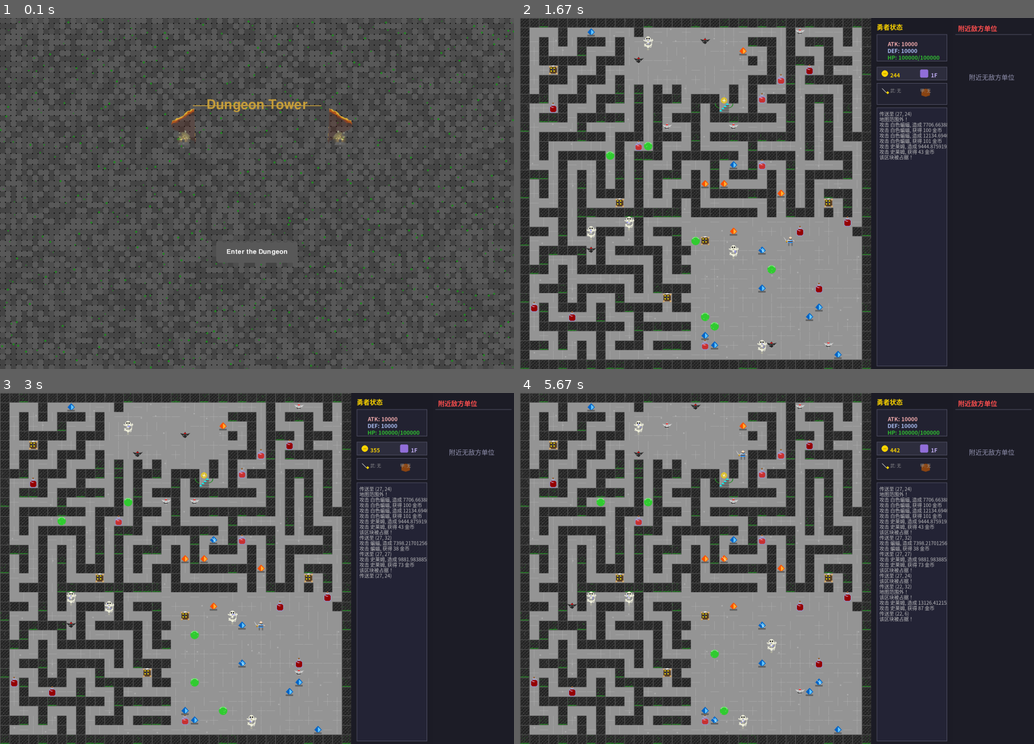
Above: before the commit, frames 1-4 (two rows, left to right).
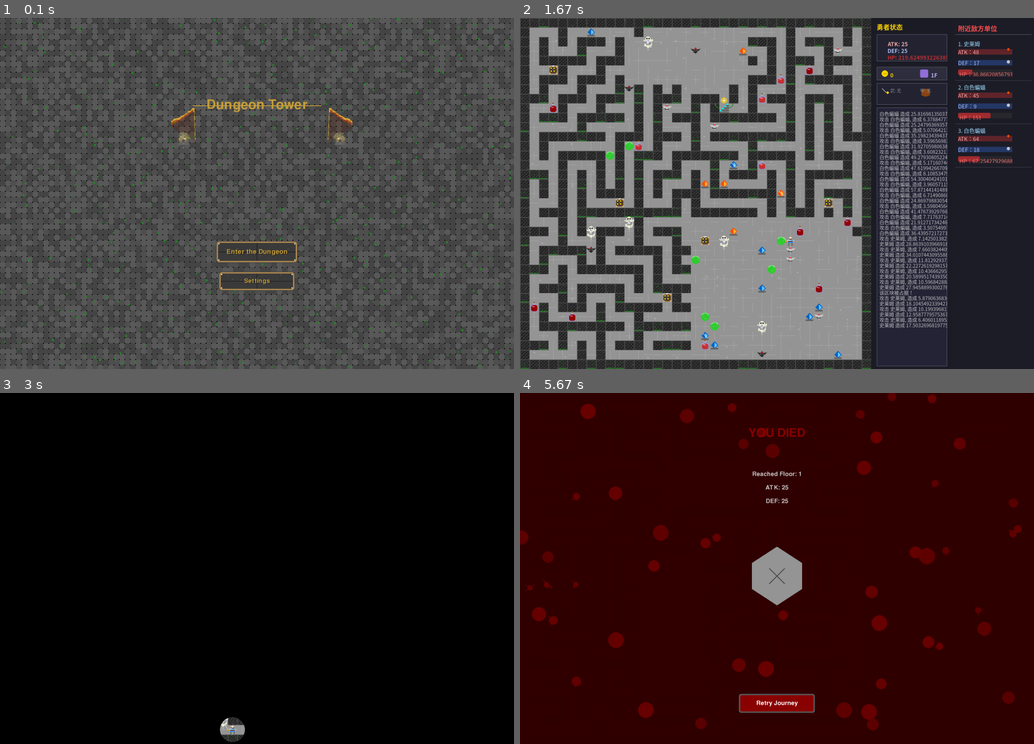
Above: after the commit, the same moments.

Repository: YujieLuo96/MOTA-game-pygame
Game: pygame game, started from MOTA.py
Two runs of this game, one before a commit and one after it. Both use one fixed random seed, a clock stepped at 60 frames per second and the inputs below.
Inputs (mouse positions are in pixels of both pictures, inside the frame that each line leads up to):
- Up to frame 1 (0.1 s): no input
- Up to frame 2 (1.67 s): press the mouse at (777, 253) at 0.37 s; move the mouse to (802, 260) at 0.47 s; release the mouse at (828, 270) at 0.6 s; press the mouse at (777, 253) at 0.7 s; move the mouse to (812, 161) at 0.8 s; release the mouse at (854, 70) at 0.93 s; hold D 1-1.47 s; tap Space at 1.07, 1.37, 1.57 s; click (967, 316) at 1.08 s; tap 2 at 1.15 s; hold W from 1.5 s (still down); click (787, 74) at 1.58 s
- Up to frame 3 (3 s): release W at 1.8 s; press the mouse at (257, 701) at 1.87 s; move the mouse to (210, 701) at 1.97 s; release the mouse at (169, 701) at 2.1 s; press the mouse at (257, 656) at 2.2 s; move the mouse to (179, 557) at 2.3 s; release the mouse at (102, 463) at 2.43 s; click (107, 508) at 2.55 s, where only the run after the commit has a clickable "Apply"; press the mouse at (257, 628) at 2.87 s; move the mouse to (236, 652) at 2.97 s
- Up to frame 4 (5.67 s): release the mouse at (741, 680) at 3.1 s; hold D 3.17-3.63 s; tap Space at 3.23, 3.53, 3.73, 4.03, 4.3, 4.63, 4.93, 5.07, 5.47 s; click (633, 624) at 3.25 s; tap 2 at 3.32, 4.72 s; hold A 3.67-4.2 s; click (735, 698) at 3.75 s; hold S 4.23-4.53 s; click (972, 438) at 4.32 s; tap 1 at 4.38, 5.55 s; hold A 4.57-4.97 s; click (597, 473) at 4.65 s; hold W 5-5.37 s; click (730, 456) at 5.08 s; hold D from 5.4 s (still down); click (823, 466) at 5.48 s

The runs differ from the first frame. In frame 1, 3.0% of the frame differs, in the area x 0-100%, y 0-100%; in frame 2, 6.1%; in frame 3, 100%; in frame 4, 99%.

Commit message:
updated the main menu
added setting button to adjust the screen size

Diff:
--- a/MOTA.py
+++ b/MOTA.py
@@ -10,11 +10,20 @@
 COLOR_UI_TEXT = (200, 160, 60)
 COLOR_DEATH_RED = (139, 0, 0)
 
+SIDEBAR_WIDTH = 300  # 右侧属性栏宽度
+
 TILE_SIZE = 35
 MAP_WIDTH = 37  # 必须为奇数，方便生成迷宫
 MAP_HEIGHT = 37
 
-SIDEBAR_WIDTH = 300  # 右侧属性栏宽度
+# 屏幕尺寸
+CONFIG = {
+    "SCREEN_WIDTH": MAP_WIDTH * TILE_SIZE + 2 * SIDEBAR_WIDTH,
+    "SCREEN_HEIGHT": MAP_HEIGHT * TILE_SIZE,
+    "TILE_SIZE": TILE_SIZE,
+    "MAP_WIDTH": MAP_WIDTH,
+    "MAP_HEIGHT": MAP_HEIGHT
+}
 
 # 在常量设置中增加消息日志区域的高度
 SCREEN_WIDTH = MAP_WIDTH * TILE_SIZE + 2 * SIDEBAR_WIDTH
@@ -53,7 +62,7 @@
 
 # 路径效果
 
-PATHTIME = 0.3 # 路径显示时长 秒
+PATHTIME = 0.35 # 路径显示时长 秒
 ORDINARYEFFECT = True
 LIGHTNINGEFFECT_RED = False
 LIGHTNINGEFFECT_YELLOW = False
@@ -101,15 +110,15 @@
     {"name": "电击球", "HP": 200, "ATK": 40, "DEF": 15, "size": (1, 1), "coin": 50, "speed": 4, "level": 2},
     {"name": "异色电击球", "HP": 220, "ATK": 44, "DEF": 18, "size": (1, 1), "coin": 55, "speed": 4, "level": 2},
     {"name": "魔法师", "HP": 120, "ATK": 35, "DEF": 12, "size": (1, 2), "coin": 60, "speed": 35, "level": 3},
-    {"name": "魔王", "HP": 1000, "ATK": 50, "DEF": 20, "size": (2, 2), "coin": 300, "speed": 50, "level": 4},
-    {"name": "圣洁魔王", "HP": 1100, "ATK": 55, "DEF": 22, "size": (2, 2), "coin": 330, "speed": 45, "level": 5},
-    {"name": "普通巨龙", "HP": 5000, "ATK": 110, "DEF": 50, "size": (3, 3), "coin": 1200, "speed": 60, "level": 5},
-    {"name": "冰霜巨龙", "HP": 5500, "ATK": 130, "DEF": 55, "size": (3, 3), "coin": 1300, "speed": 60, "level": 6},
+    {"name": "魔王", "HP": 1000, "ATK": 50, "DEF": 20, "size": (2, 2), "coin": 300, "speed": 50, "level": 5},
+    {"name": "圣洁魔王", "HP": 1100, "ATK": 55, "DEF": 22, "size": (2, 2), "coin": 330, "speed": 45, "level": 6},
+    {"name": "普通巨龙", "HP": 5000, "ATK": 110, "DEF": 50, "size": (3, 3), "coin": 1200, "speed": 60, "level": 7},
+    {"name": "冰霜巨龙", "HP": 5500, "ATK": 130, "DEF": 55, "size": (3, 3), "coin": 1300, "speed": 60, "level": 8},
     {"name": "血腥闪电", "HP": 6000, "ATK": 200, "DEF": 110, "size": (3, 3), "coin": 1500, "speed": 30, "level": 7},
     {"name": "纯青闪电", "HP": 7000, "ATK": 300, "DEF": 130, "size": (3, 3), "coin": 2000, "speed": 30, "level": 8},
     {"name": "金色闪电", "HP": 8000, "ATK": 400, "DEF": 150, "size": (3, 3), "coin": 2500, "speed": 30, "level": 9},
-    {"name": "火焰领主", "HP": 6500, "ATK": 130, "DEF": 60, "size": (3, 3), "coin": 1500, "speed": 60, "level": 7},
-    {"name": "纯火焰领主", "HP": 7500, "ATK": 180, "DEF": 80, "size": (3, 3), "coin": 1900, "speed": 50, "level": 8}
+    {"name": "火焰领主", "HP": 6500, "ATK": 130, "DEF": 60, "size": (3, 3), "coin": 1500, "speed": 60, "level": 8},
+    {"name": "纯火焰领主", "HP": 7500, "ATK": 180, "DEF": 80, "size": (3, 3), "coin": 1900, "speed": 50, "level": 9}
 ]
 
 # 道具类型
@@ -139,15 +148,199 @@
 
 # -------- UI类 --------
 
+class SettingsMenu:
+    def __init__(self, screen):
+        self.screen = screen
+        self.font = pygame.font.Font(None, 36)
+        self.back_button = pygame.Rect(50, 400, 200, 50)
+        self.apply_button = pygame.Rect(300, 400, 200, 50)
+        self.sliders = [
+            {"label": "Map Width", "value": CONFIG["MAP_WIDTH"], "min": 21, "max": 51,
+             "rect": pygame.Rect(100, 100, 400, 20)},
+            {"label": "Map Height", "value": CONFIG["MAP_HEIGHT"], "min": 21, "max": 51,
+             "rect": pygame.Rect(100, 150, 400, 20)},
+            {"label": "Tile Size", "value": CONFIG["TILE_SIZE"], "min": 20, "max": 80,
+             "rect": pygame.Rect(100, 200, 400, 20)}
+        ]
+        self.dragging = None
+
+    def draw_slider(self, slider, y):
+        pygame.draw.rect(self.screen, (200, 200, 200), slider["rect"])
+        ratio = (slider["value"] - slider["min"]) / (slider["max"] - slider["min"])
+        handle_x = slider["rect"].x + ratio * (slider["rect"].width - 20)
+        pygame.draw.rect(self.screen, (0, 128, 255), (handle_x, slider["rect"].y - 10, 20, 40))
+
+        label = self.font.render(f"{slider['label']}: {slider['value']}", True, (255, 255, 255))
+        self.screen.blit(label, (slider["rect"].x, slider["rect"].y - 40))
+
+    def draw(self):
+        self.screen.fill((30, 30, 50))
+        for slider in self.sliders:
+            self.draw_slider(slider, slider["rect"].y)
+
+        # 绘制按钮
+        pygame.draw.rect(self.screen, (70, 70, 70), self.back_button)
+        back_text = self.font.render("Back", True, (255, 255, 255))
+        self.screen.blit(back_text, (self.back_button.x + 70, self.back_button.y + 15))
+
+        pygame.draw.rect(self.screen, (70, 70, 70), self.apply_button)
+        apply_text = self.font.render("Apply", True, (255, 255, 255))
+        self.screen.blit(apply_text, (self.apply_button.x + 70, self.apply_button.y + 15))
+
+        pygame.display.flip()
+
+    def handle_event(self, event):
+        if event.type == pygame.MOUSEBUTTONDOWN:
+            for i, slider in enumerate(self.sliders):
+                if slider["rect"].collidepoint(event.pos):
+                    self.dragging = i
+            if self.back_button.collidepoint(event.pos):
+                return "menu"
+            elif self.apply_button.collidepoint(event.pos):
+                CONFIG["SCREEN_WIDTH"] = self.sliders[0]["value"] * self.sliders[2]["value"] + 600
+                CONFIG["SCREEN_HEIGHT"] = self.sliders[1]["value"] * self.sliders[2]["value"]
+                CONFIG["TILE_SIZE"] = self.sliders[2]["value"]
+                CONFIG["MAP_WIDTH"] = self.sliders[0]["value"]
+                CONFIG["MAP_HEIGHT"] = self.sliders[1]["value"]
+                return "apply"
+
+        elif event.type == pygame.MOUSEBUTTONUP:
+            self.dragging = None
+
+        elif event.type == pygame.MOUSEMOTION and self.dragging is not None:
+            slider = self.sliders[self.dragging]
+            x = min(max(event.pos[0], slider["rect"].x), slider["rect"].x + slider["rect"].width)
+            ratio = (x - slider["rect"].x) / slider["rect"].width
+            slider["value"] = int(slider["min"] + ratio * (slider["max"] - slider["min"]))
+
+        return "settings"
+
+
+class DungeonButton:
+    def __init__(self, rect, text, font_size=32):
+        self.rect = rect
+        self.text = text
+        self.font = pygame.font.Font(None, font_size)
+        self.hover = False
+        self.flame_offset = 0  # 火焰动画偏移量
+
+    def draw(self, surface):
+        # 动态更新火焰偏移
+        self.flame_offset = (self.flame_offset + 2) % 20
+
+        # 基础石板
+        self._draw_stone_base(surface)
+
+        # 金属镶边
+        self._draw_metal_trim(surface)
+
+        # 动态火焰效果（仅悬停时）
+        if self.hover:
+            self._draw_flame_effect(surface)
+
+        # 按钮文字
+        self._draw_text(surface)
+
+    def _draw_stone_base(self, surface):
+        # 石板基底
+        base_color = (60, 60, 60) if not self.hover else (80, 80, 80)
+        pygame.draw.rect(surface, base_color, self.rect, border_radius=8)
+
+        # 石头纹理
+        for _ in range(40):  # 随机石纹斑点
+            x = self.rect.x + random.randint(2, self.rect.w - 4)
+            y = self.rect.y + random.randint(2, self.rect.h - 4)
+            size = random.choice([1, 1, 1, 2])
+            color = random.choice([(70, 70, 70), (50, 50, 50), (90, 90, 90)])
+            pygame.draw.circle(surface, color, (x, y), size)
+
+        # 立体凹痕
+        pygame.draw.line(surface, (40, 40, 40),
+                         (self.rect.left + 5, self.rect.centery),
+                         (self.rect.right - 5, self.rect.centery), 3)
+        pygame.draw.line(surface, (40, 40, 40),
+                         (self.rect.centerx, self.rect.top + 5),
+                         (self.rect.centerx, self.rect.bottom - 5), 3)
+
+    def _draw_metal_trim(self, surface):
+        # 青铜镶边
+        trim_color1 = (198, 155, 93)  # 青铜色
+        trim_color2 = (150, 120, 70)  # 暗部
+        border_rect = self.rect.inflate(-4, -4)
+
+        # 渐变金属效果
+        for i in range(4):
+            color = (
+                trim_color1[0] + (trim_color2[0] - trim_color1[0]) * i / 4,
+                trim_color1[1] + (trim_color2[1] - trim_color1[1]) * i / 4,
+                trim_color1[2] + (trim_color2[2] - trim_color1[2]) * i / 4
+            )
+            pygame.draw.rect(surface, color, border_rect.inflate(-i * 2, -i * 2),
+                             border_radius=8 - i, width=2)
+
+        # 铆钉装饰
+        for x in [border_rect.left + 8, border_rect.right - 8]:
+            for y in [border_rect.top + 8, border_rect.bottom - 8]:
+                pygame.draw.circle(surface, (250, 250, 200), (x, y), 3)
+                pygame.draw.circle(surface, (150, 150, 100), (x, y), 3, 1)
+
+    def _draw_flame_effect(self, surface):
+        # 火焰粒子效果
+        for i in range(3):
+            offset = self.flame_offset + i * 7
+            if offset > 20: continue
+
+            # 火焰主体
+            flame_rect = pygame.Rect(
+                self.rect.centerx - 15 + offset,
+                self.rect.top - 15,
+                30, 30
+            )
+
+            # 火焰颜色渐变
+            for j, color in enumerate([(255, 100, 0, 150), (255, 200, 0, 80), (255, 255, 200, 40)]):
+                temp_surf = pygame.Surface((30, 30), pygame.SRCALPHA)
+                pygame.draw.ellipse(temp_surf, color, (0, j * 5, 30, 30 - j * 10))
+                surface.blit(temp_surf, flame_rect)
+
+            # 火星粒子
+            for _ in range(5):
+                x = flame_rect.centerx + random.randint(-8, 8)
+                y = flame_rect.centery + random.randint(-5, 5)
+                pygame.draw.circle(surface, (255, 255, 200, 150), (x, y), 1)
+
+    def _draw_text(self, surface):
+        # 文字阴影效果
+        text_surf = self.font.render(self.text, True, (30, 30, 30))
+        shadow_rect = text_surf.get_rect(center=(self.rect.centerx + 2, self.rect.centery + 2))
+        surface.blit(text_surf, shadow_rect)
+
+        # 主文字
+        text_color = (200, 160, 60) if not self.hover else (255, 200, 100)
+        text_surf = self.font.render(self.text, True, text_color)
+        text_rect = text_surf.get_rect(center=self.rect.center)
+        surface.blit(text_surf, text_rect)
+
 class MainMenu:
     def __init__(self, screen):
         self.screen = screen
         self.font_title = pygame.font.Font(None, 72)  # 使用默认字体
-        self.font_button = pygame.font.Font(None, 36)  # 使用默认字体
         self.background = self.create_stone_texture()
         self.torch_frames = self.create_torch_frames()  # 动态生成火炬动画帧
         self.torch_index = 0
         self.torch_timer = 0
+
+        # 使用 DungeonButton 创建按钮
+        self.start_button = DungeonButton(
+            pygame.Rect(0, 0, 300, 80), "Enter the Dungeon", 36
+        )
+        self.start_button.rect.center = (SCREEN_WIDTH // 2, SCREEN_HEIGHT * 2 // 3)
+
+        self.settings_button = DungeonButton(
+            pygame.Rect(0, 0, 280, 70), "Settings", 32
+        )
+        self.settings_button.rect.center = (SCREEN_WIDTH // 2, SCREEN_HEIGHT * 3 // 4)
+
 
     # --------绘制火炬 -------
     def create_torch_frames(self):
@@ -257,6 +450,15 @@
         title_rect = title_surf.get_rect(center=(SCREEN_WIDTH // 2, SCREEN_HEIGHT // 4))
         self.screen.blit(title_surf, title_rect)
 
+        # 按钮悬停状态
+        mouse_pos = pygame.mouse.get_pos()
+        self.start_button.hover = self.start_button.rect.collidepoint(mouse_pos)
+        self.settings_button.hover = self.settings_button.rect.collidepoint(mouse_pos)
+
+        # 绘制按钮
+        self.start_button.draw(self.screen)
+        self.settings_button.draw(self.screen)
+
         # 计算火炬位置
         torch_spacing = 50  # 标题与火炬间距
 
@@ -287,30 +489,8 @@
                          (title_rect.left - 50, title_rect.centery),
                          (title_rect.right + 50, title_rect.centery), 3)
 
-        # 绘制开始按钮
-        button_rect = pygame.Rect(0, 0, 300, 80)
-        button_rect.center = (SCREEN_WIDTH // 2, SCREEN_HEIGHT * 2 // 3)
-        mouse_pos = pygame.mouse.get_pos()
-        is_hover = button_rect.collidepoint(mouse_pos)
-
-        # 按钮3D效果
-        button_color = COLOR_BUTTON_HOVER if is_hover else COLOR_BUTTON
-        pygame.draw.rect(self.screen, button_color, button_rect, border_radius=10)
-        pygame.draw.line(self.screen, COLOR_HIGHLIGHT,
-                         (button_rect.left + 5, button_rect.top + 5),
-                         (button_rect.right - 5, button_rect.top + 5), 5)
-        # 按钮铁链装饰
-        chain_y = button_rect.top - 15
-        for x in range(button_rect.left + 20, button_rect.right - 20, 25):
-            pygame.draw.arc(self.screen, (80, 80, 80),
-                            (x, chain_y, 20, 20), math.radians(180), math.radians(360), 3)
-
-        # 按钮文字
-        text_surf = self.font_button.render("Enter the Dungeon", True, COLOR_TEXT)
-        text_rect = text_surf.get_rect(center=button_rect.center)
-        self.screen.blit(text_surf, text_rect)
-
-        return button_rect  # 返回按钮区域用于点击检测
+        # 返回按钮区域用于点击检测
+        return [self.start_button.rect, self.settings_button.rect]
 
 
 class DeathScreen:
@@ -400,10 +580,10 @@
     def __init__(self, x, y):
         self.x = x
         self.y = y
-        self.hp = 100000
+        self.hp = 1000
         self.max_hp = 100000
-        self.base_atk = 10000  # 基础攻击力
-        self.base_defense = 10000  # 基础防御力
+        self.base_atk = 25  # 基础攻击力
+        self.base_defense = 25  # 基础防御力
         self.coins = 0
         self.equipped_weapon = None  # 当前装备的武器
         self.equipped_armor = None  # 当前装备的护甲
@@ -863,7 +1043,7 @@
 
 
 # -------- 迷宫生成函数 --------
-def generate_maze(width, height):
+def generate_maze(width=CONFIG["MAP_WIDTH"], height=CONFIG["MAP_HEIGHT"]):
     maze = [[1 for _ in range(width)] for _ in range(height)]
     start_x = random.randrange(1, width, 2)
     start_y = random.randrange(1, height, 2)
@@ -919,9 +1099,13 @@
     # 在Game类的__init__方法中调整窗口大小
     def __init__(self):
         pygame.init()
-        self.screen = pygame.display.set_mode((SCREEN_WIDTH, SCREEN_HEIGHT), pygame.HWSURFACE | pygame.DOUBLEBUF)
+        self.apply_config()  # 应用配置
+        self.screen = pygame.display.set_mode((CONFIG["SCREEN_WIDTH"], CONFIG["SCREEN_HEIGHT"]),
+                                            pygame.HWSURFACE | pygame.DOUBLEBUF)
         # pygame.display.set_caption("魔塔游戏")
         self.clock = pygame.time.Clock()
+        self.game_state = "menu"
+        self.main_menu = MainMenu(self.screen)  # 确保 MainMenu 被正确初始化
         self.floor = 1
         self.tile_styles = []  # 用于存储地砖样式数据
 
@@ -988,6 +1172,16 @@
         self.lightning_path_red = LIGHTNINGEFFECT_RED
         self.lightning_path_yellow = LIGHTNINGEFFECT_YELLOW
         self.lightning_path_blue = LIGHTNINGEFFECT_BLUE
+
+        # ------------------- 设置初始化函数 --------------------
+
+    def apply_config(self):
+        global MAP_WIDTH, MAP_HEIGHT, TILE_SIZE, SCREEN_WIDTH, SCREEN_HEIGHT
+        MAP_WIDTH = CONFIG["MAP_WIDTH"]
+        MAP_HEIGHT = CONFIG["MAP_HEIGHT"]
+        TILE_SIZE = CONFIG["TILE_SIZE"]
+        SCREEN_WIDTH = CONFIG["SCREEN_WIDTH"]
+        SCREEN_HEIGHT = CONFIG["SCREEN_HEIGHT"]
 
         # ------------------- 更新移动动画效果 ---------------------
     def set_path_effect(self):
@@ -4169,25 +4363,51 @@
         while True:
             dt = self.clock.tick(60) / 1000  # 获取帧间隔时间（秒），并转换为秒
             if self.game_state == "menu":
-                self.handle_main_menu()
+                action = self.handle_main_menu()
+                if action == "settings":
+                    self.game_state = "settings"
+            elif self.game_state == "settings":
+                action = self.handle_settings()
+                if action == "menu":
+                    self.game_state = "menu"
+                elif action == "apply":
+                    self.restart_game()
             elif self.game_state == "playing":
                 self.handle_game_loop(dt)
             elif self.game_state == "dead":
                 self.handle_death_screen()
 
     def handle_main_menu(self):
+        button_rects = self.main_menu.draw()
         for event in pygame.event.get():
             if event.type == pygame.QUIT:
                 pygame.quit()
                 sys.exit()
             elif event.type == pygame.MOUSEBUTTONDOWN:
-                if event.button == 1:
-                    button_rect = self.main_menu.draw()
-                    if button_rect.collidepoint(event.pos):
-                        self.game_state = "playing"
-
-        self.main_menu.draw()
+                if button_rects[0].collidepoint(event.pos):  # 开始按钮
+                    self.game_state = "playing"
+                elif button_rects[1].collidepoint(event.pos):  # 设置按钮
+                    self.game_state = "settings"
         pygame.display.flip()
+
+    def handle_settings(self):
+        settings_menu = SettingsMenu(self.screen)
+        while True:
+            for event in pygame.event.get():
+                if event.type == pygame.QUIT:
+                    pygame.quit()
+                    sys.exit()
+
+                result = settings_menu.handle_event(event)
+                if result == "menu":
+                    return "menu"
+                elif result == "apply":
+                    return "apply"
+            settings_menu.draw()
+
+    def restart_game(self):
+        self.apply_config()
+        self.__init__()  # 重新初始化游戏
 
     def handle_game_loop(self, dt):
         # 原有游戏主循环逻辑
